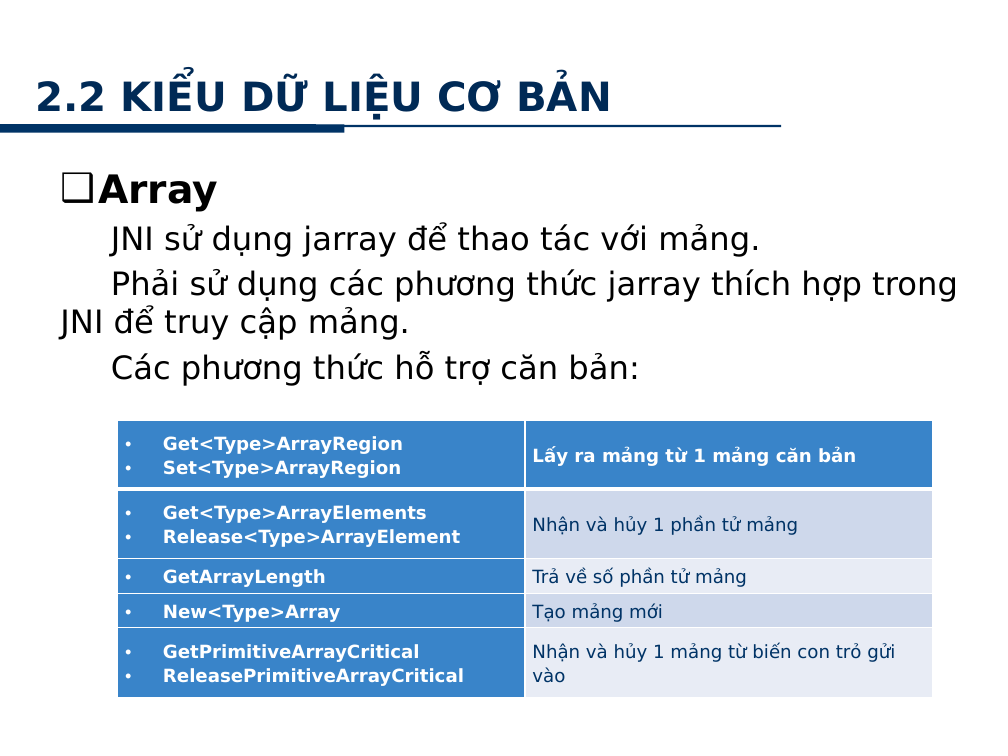
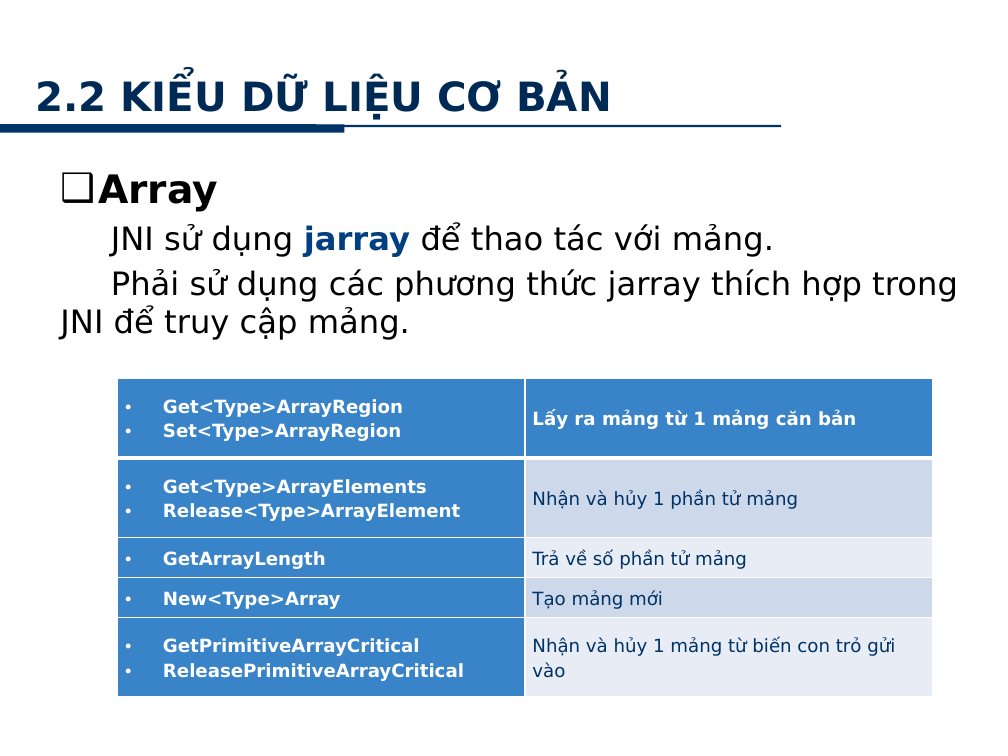
Before and after one commit to minhkhanh/UofS-Java, a slide deck: slide 13 of Seminar_JNI/Slide_00.pptx (slide 14 before the commit). Drawn at 1008x756 pixels with LibreOffice and Linux fonts; fonts in the diff are those of the drawing; background and template pictures are left out. Boxes give left, top, right and bottom in pixels: in the first picture for what was removed or moved away, otherwise in the second. Text is boxed around its words. In the diff, an @@ line names an element or a change of style, - is before the commit and + after.

```diff
--- a/Seminar_JNI/Slide_00.pptx
+++ b/Seminar_JNI/Slide_00.pptx
@@ text at [111,223,774,256]: text colour #000000 to #003F80, bold on in "jarray" @@
@@ text at [111,352,639,385]: paragraph removed @@
-Các phương thức hỗ trợ căn bản:
@@ table: place and size @@
-table at [118,420,932,698]
+table at [118,378,932,698]
```
Also in this commit, not shown: 15 other slides changed, 1 slide removed.
